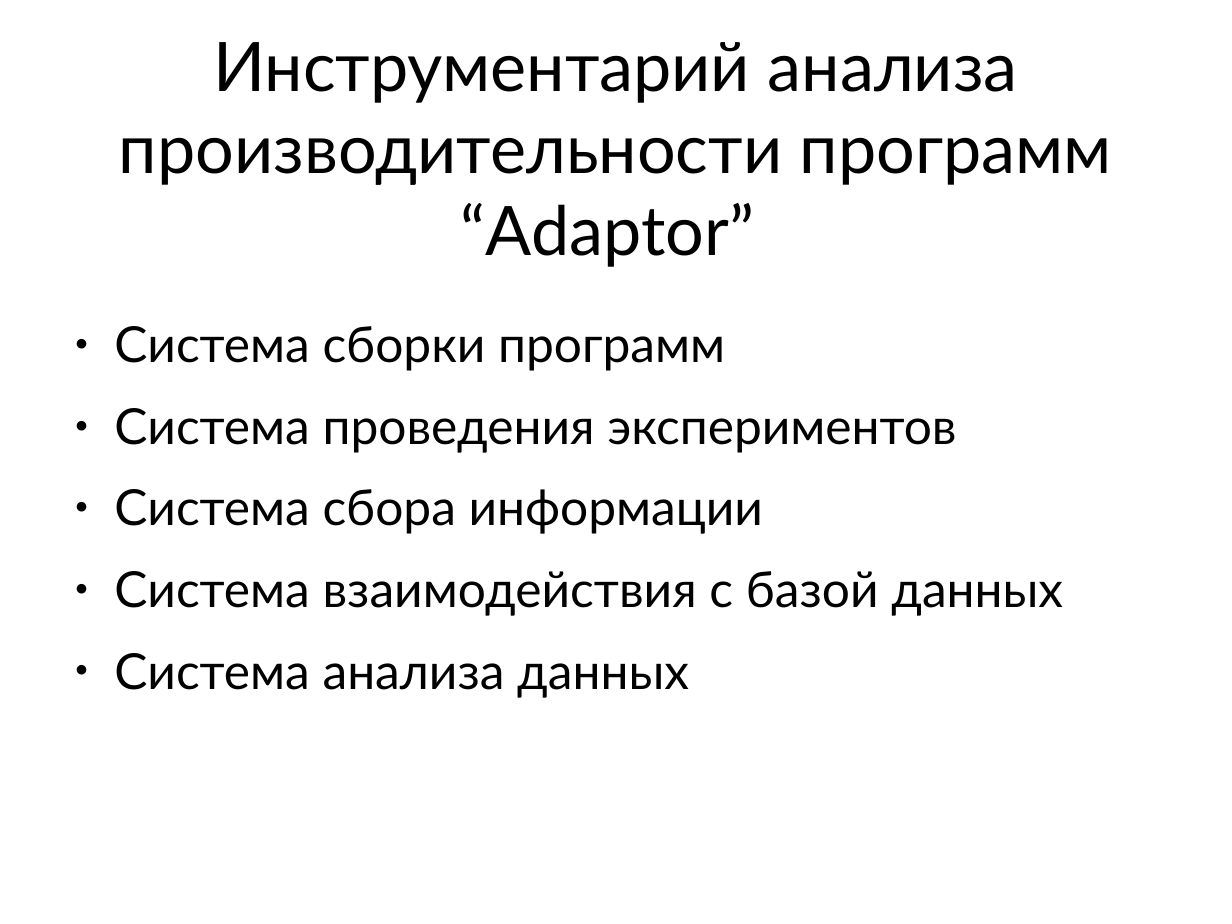
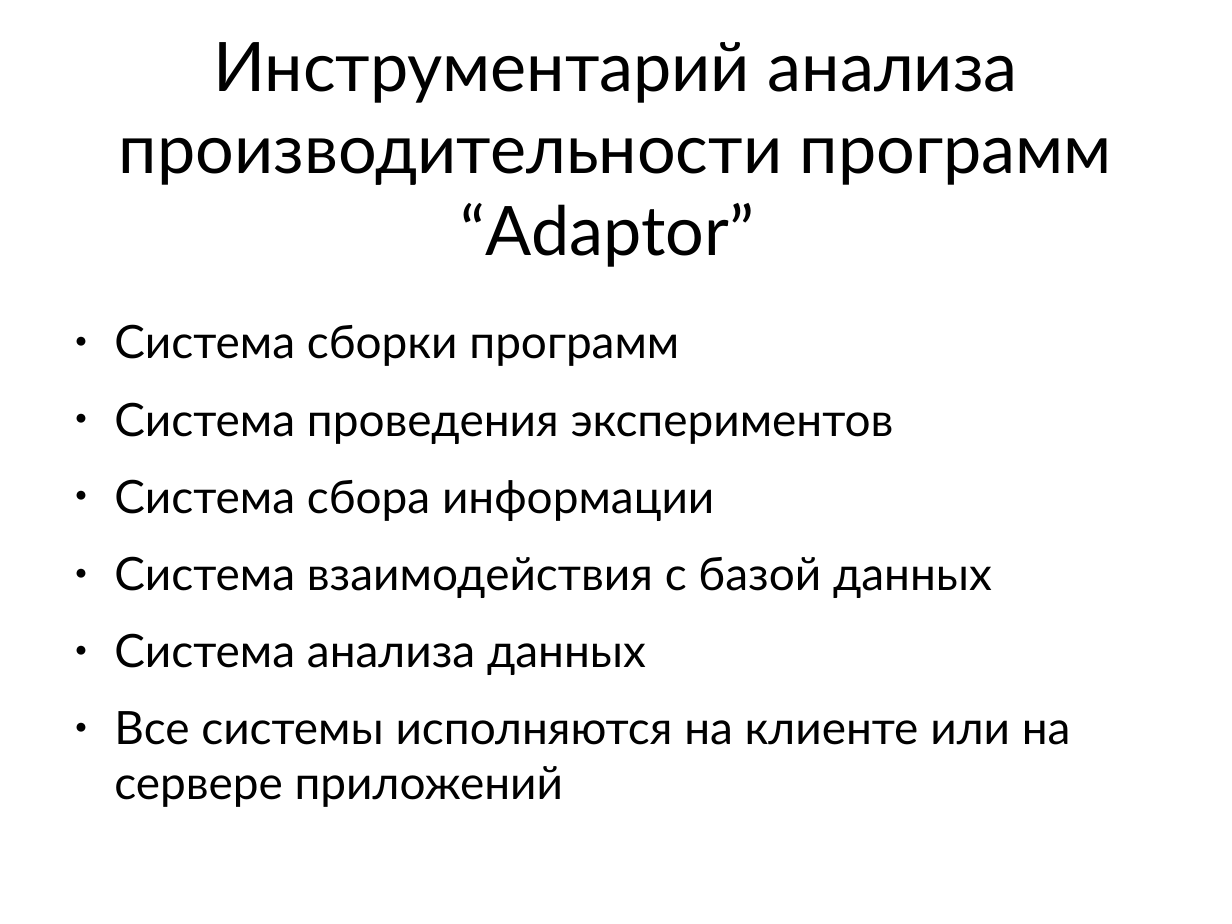
Before and after one commit to mkpankov/adaptor, a slide deck: slide 4 of diploma/defense/keynote.odp. Drawn at 1232x924 pixels with LibreOffice and Linux fonts; fonts in the diff are those of the drawing. Boxes give left, top, right and bottom in pixels: in the first picture for what was removed or moved away, otherwise in the second. Text is boxed around its words. In the diff, an @@ line names an element or a change of style, - is before the commit and + after.

```diff
--- a/diploma/defense/keynote.odp
+++ b/diploma/defense/keynote.odp
@@ text at bbox=[114, 324, 992, 675]: size 32 to 29.6 pt in "Система сборки программ", "Система проведения экспериментов", "Система сбора информации", "Система взаимодействия с базой данных" and 1 more places @@
@@ text at bbox=[114, 711, 1071, 807]: paragraph added @@
+● Все системы исполняются на клиенте или на сервере приложений
```
Also in this commit, not shown: 1 slide added.
